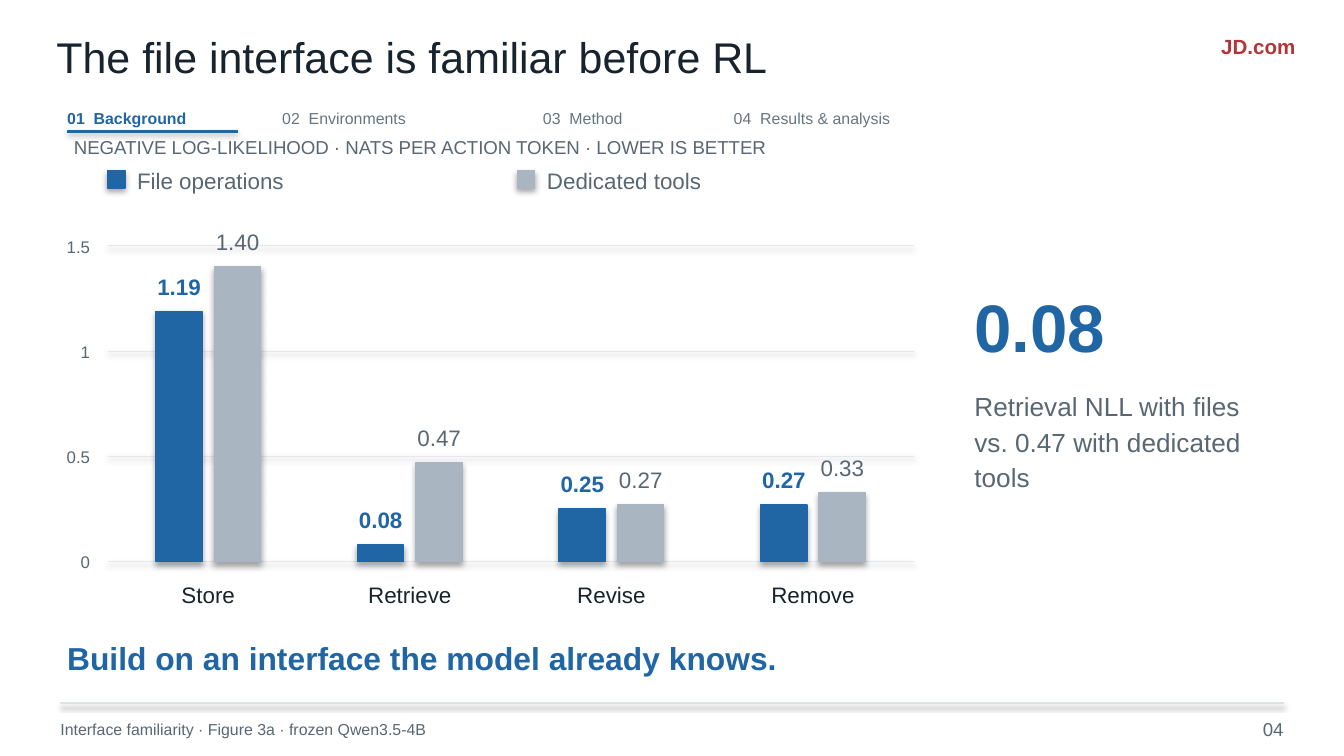
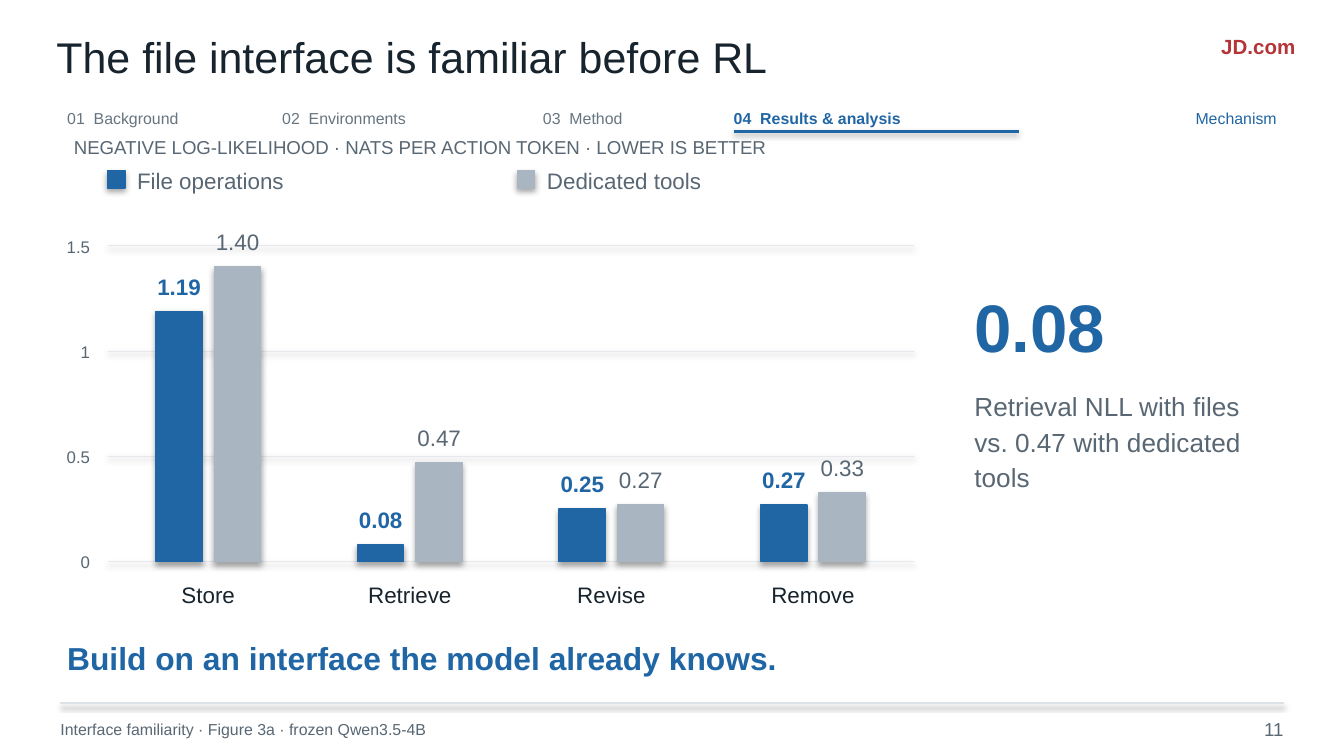
Before and after one commit to liruiluo/agentmemorygym, a slide deck: slide 11 of assets/slides/coding-agent-memory-post-training-slides.pptx (slide 4 before the commit). Drawn at 1344x756 pixels with LibreOffice and Linux fonts; fonts in the diff are those of the drawing. Boxes give left, top, right and bottom in pixels: in the first picture for what was removed or moved away, otherwise in the second. Text is boxed around its words. In the diff, an @@ line names an element or a change of style, - is before the commit and + after.

Commit message:
Build the CAMP background around the memory-learning problem

```diff
--- a/assets/slides/coding-agent-memory-post-training-slides.pptx
+++ b/assets/slides/coding-agent-memory-post-training-slides.pptx
@@ text "01 Background" at box(67, 112, 179, 127): text colour #2066A4 to #667580, bold off @@
@@ text "04 Results & analysis" at box(734, 112, 901, 128): text colour #667580 to #2066A4, bold on @@
@@ text added at box(1196, 112, 1277, 124), 8.5 pt, text #2066A4 @@
+Mechanism
@@ line removed from (67, 132) to (238, 132) @@
@@ line added from (734, 132) to (1019, 132), #2066A4 1.3 pt @@
@@ text at box(1264, 723, 1283, 736): text changed @@
-04
+11
```
Also in this commit, not shown: 10 other slides changed, 2 slides added, 1 slide removed, 9 other files.
